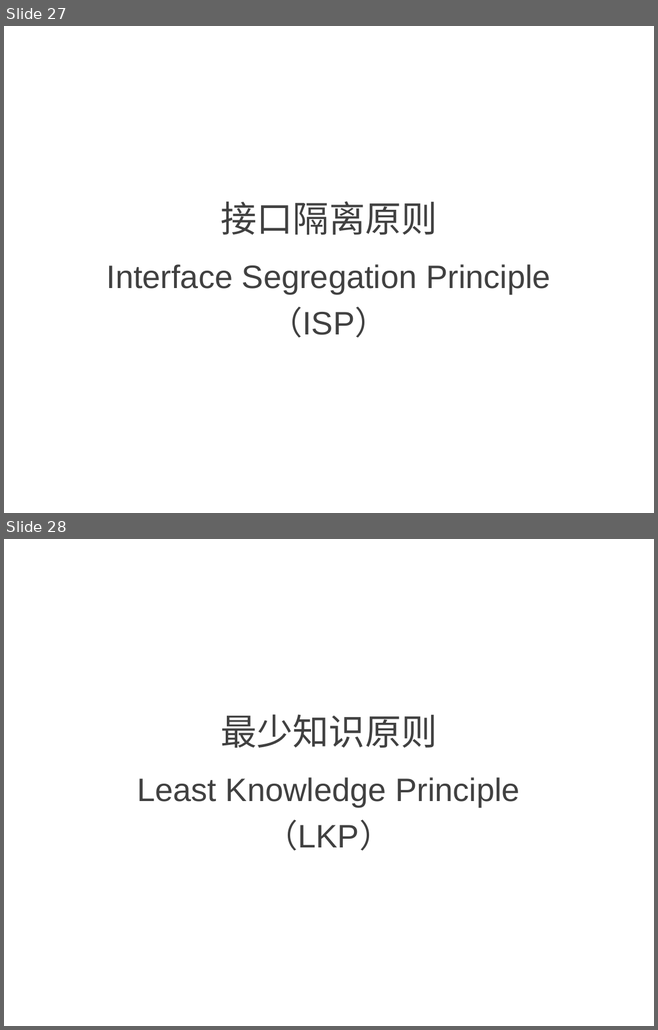
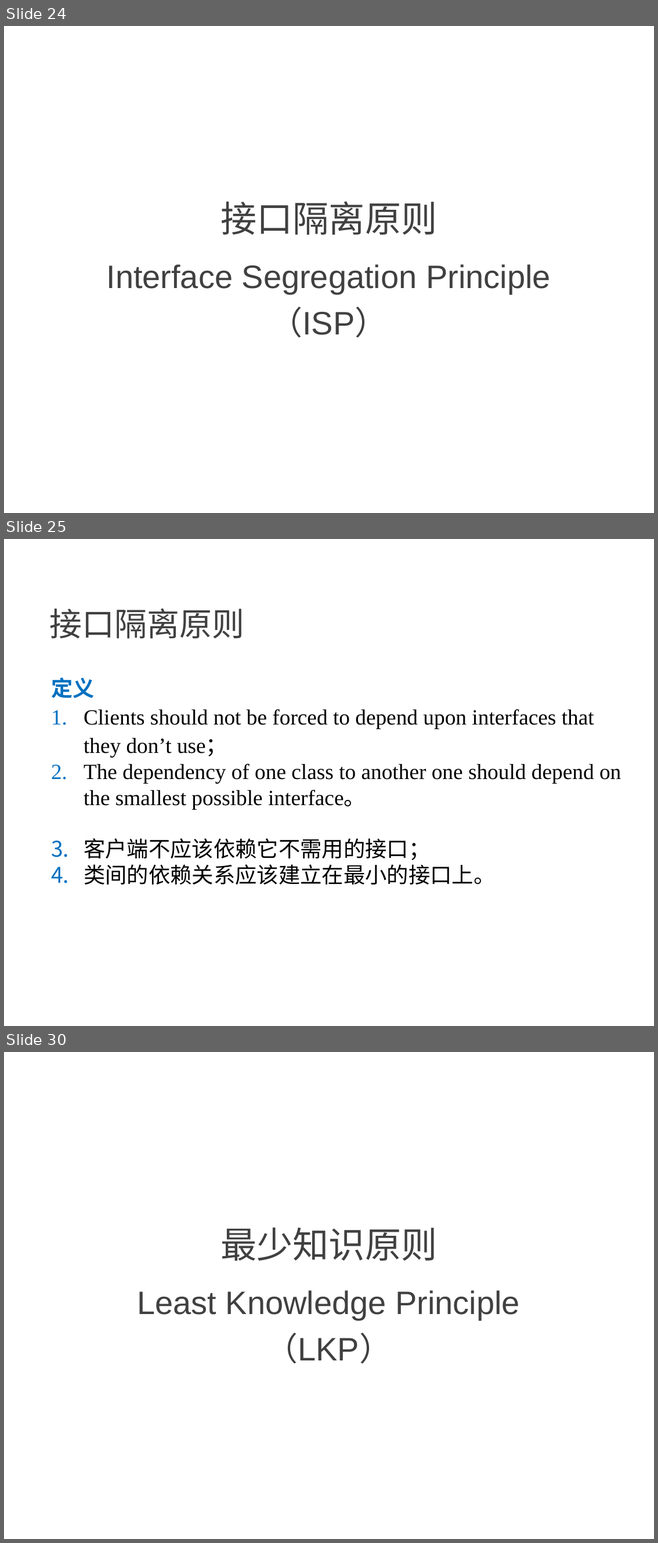
Before and after one commit to NewGr8Player/My-PPT, a slide deck: Design pattern/23种设计模式详解.pptx. Shown one above the other, each under a label of ours: slides 27 and 28 before the commit, slides 24, 25 and 30 after it; the slides between them are not shown. The pictures are 658x1030 and 658x1543 pixels, drawn with LibreOffice and Linux fonts; fonts in the diff are those of the drawing. Boxes give left, top, right and bottom in pixels: in the first picture for what was removed or moved away, otherwise in the second. Text is boxed around its words. In the diff, an @@ line names an element or a change of style, - is before the commit and + after.

Commit message:
增加接口隔离原则

```diff
--- a/Design pattern/23种设计模式详解.pptx
+++ b/Design pattern/23种设计模式详解.pptx
@@ slide 25 added at (4,539,654,1026), background #FFFFFF @@
@@ text added at (49,608,244,639), 36 pt, text #404040 @@
+接口隔离原则
@@ text added at (51,678,621,885), 24 pt, text #000000 @@
+定义
+1. Clients should not be forced to depend upon interfaces that they don’t use；
+2. The dependency of one class to another one should depend on the smallest possible interface。
+3. 客户端不应该依赖它不需用的接口；
+4. 类间的依赖关系应该建立在最小的接口上。
@@ what was slide 27 is now slide 24 @@
@@ what was slide 28 is now slide 30 @@
```
Also in this commit, not shown: 1 slide changed, 4 other slides added, 3 slides removed, 3 other files.
